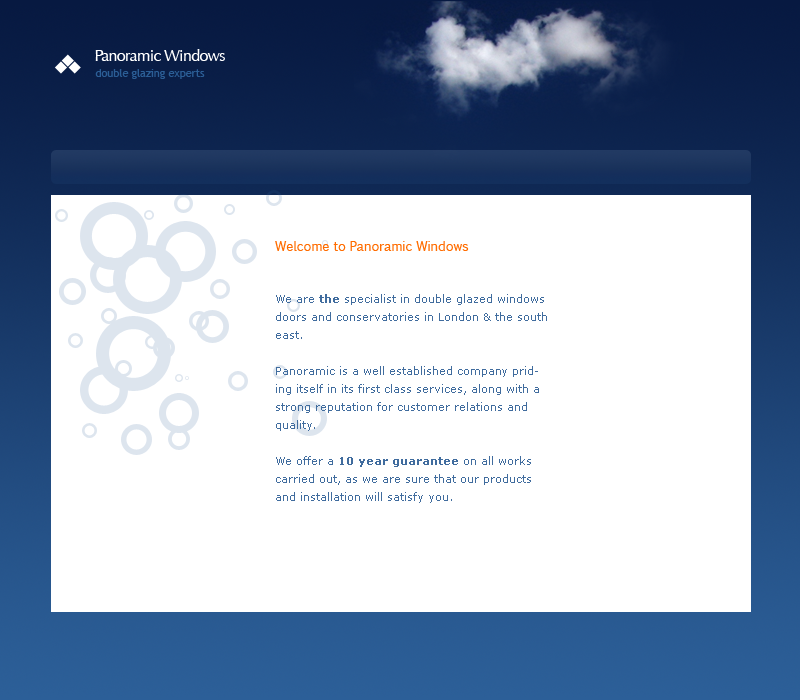
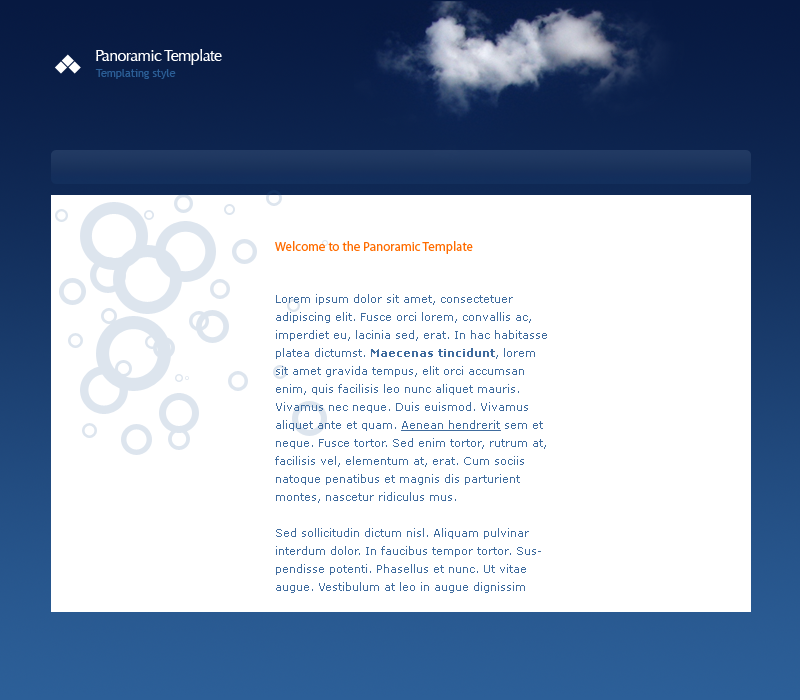
Before/after of a 800×700 layered artwork. What changed in the layer stack:
renamed "double glazing experts" to "Templating style", painted on it over [left=95, top=69, right=205, bottom=79]
renamed "Panoramic Windows" to "Panoramic Template", painted on it over [left=95, top=49, right=225, bottom=65]
renamed "We are the specialist in doubl" to "Lorem ipsum dolor sit amet, consectetuer adipiscing elit. Fusce", painted on it over [left=275, top=294, right=547, bottom=593]
renamed "Welcome to Panoramic Windows" to "Welcome to the Panoramic Template", painted on it over [left=275, top=241, right=473, bottom=254]
